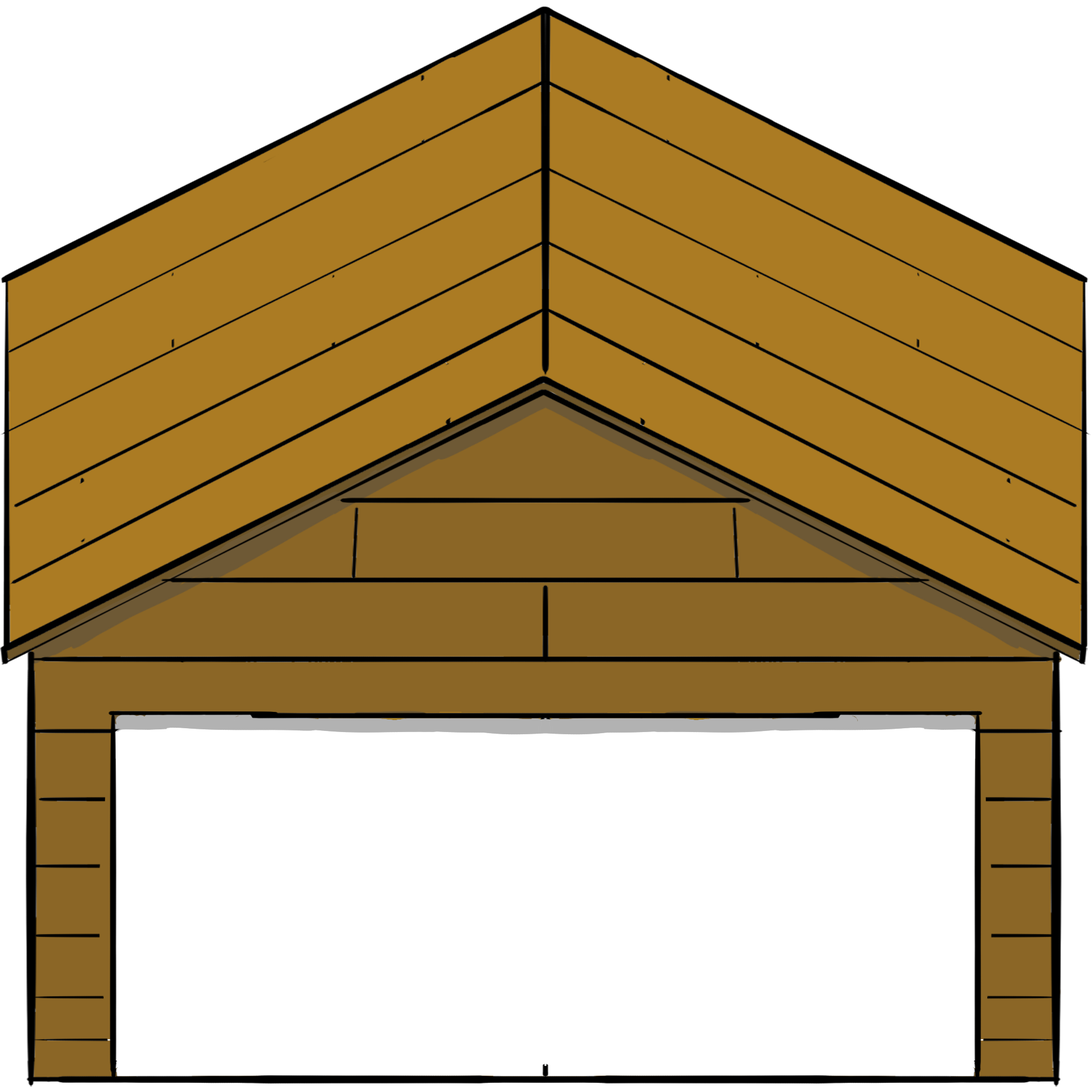
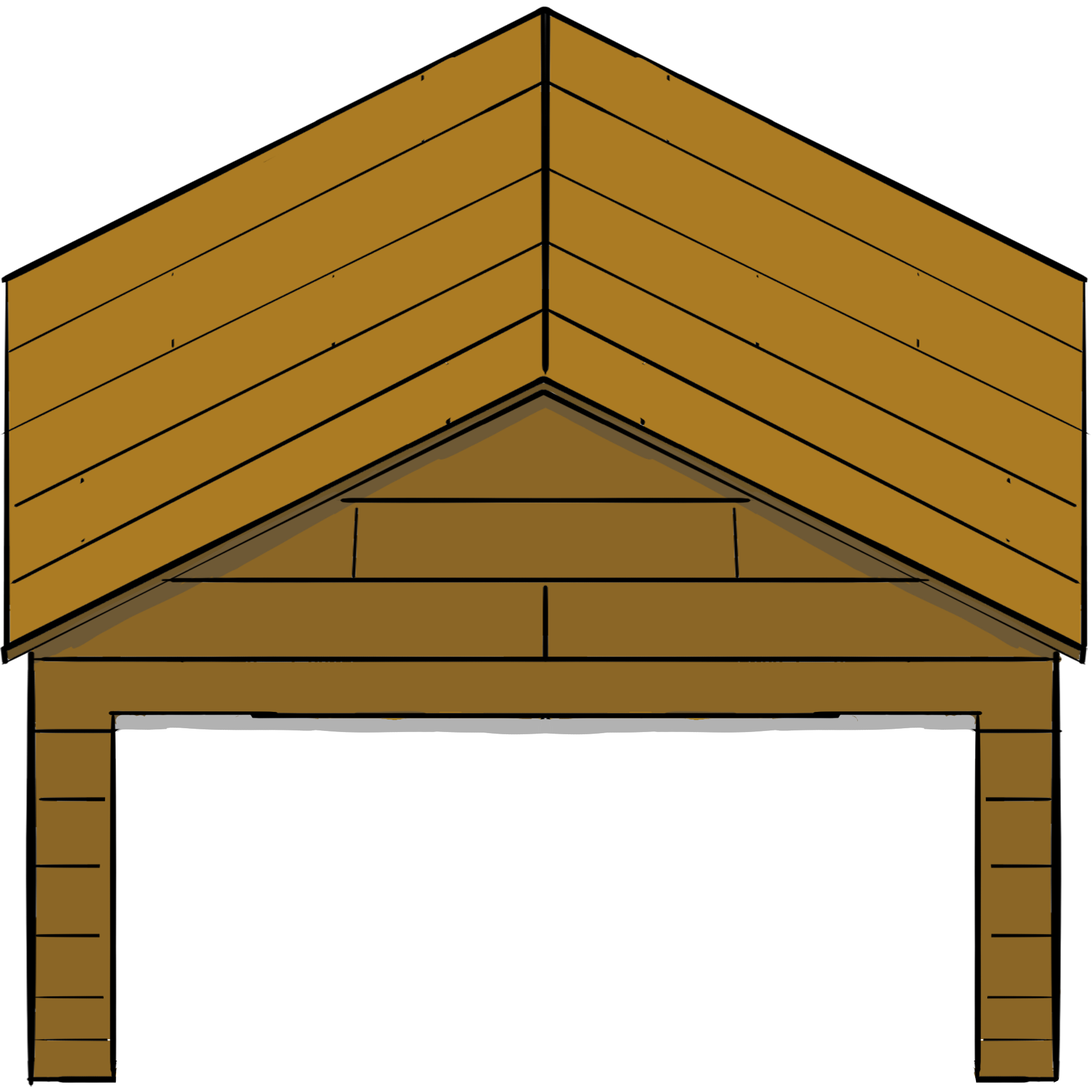
Before/after of a w=1091, h=1091 layered artwork. What changed in the layer stack:
painted on "Layer 4" over [115, 1063, 1062, 1088]
